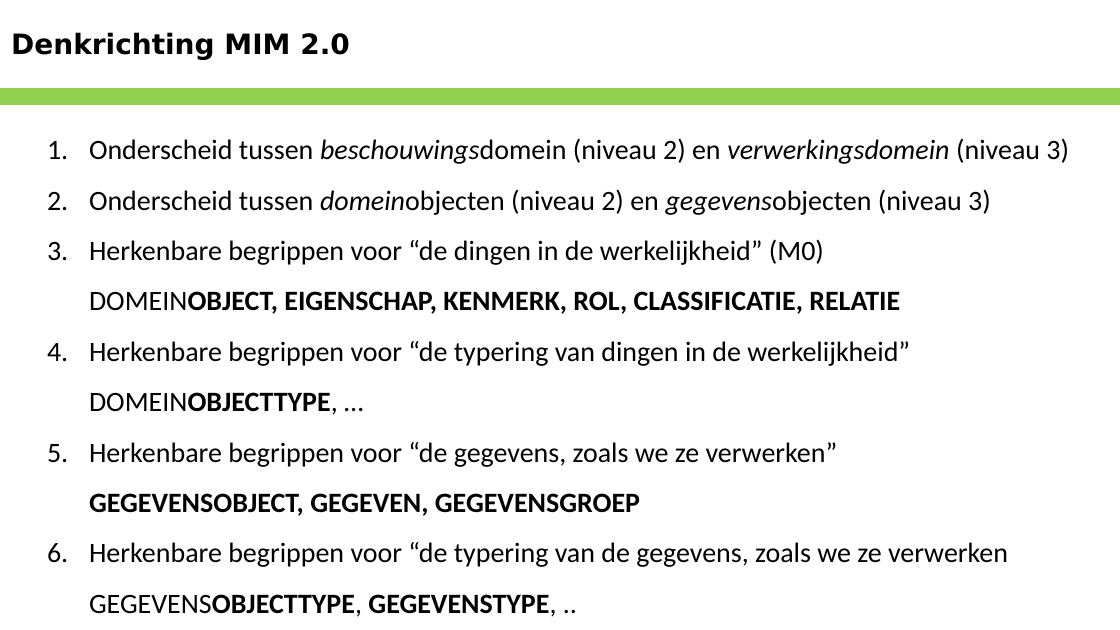
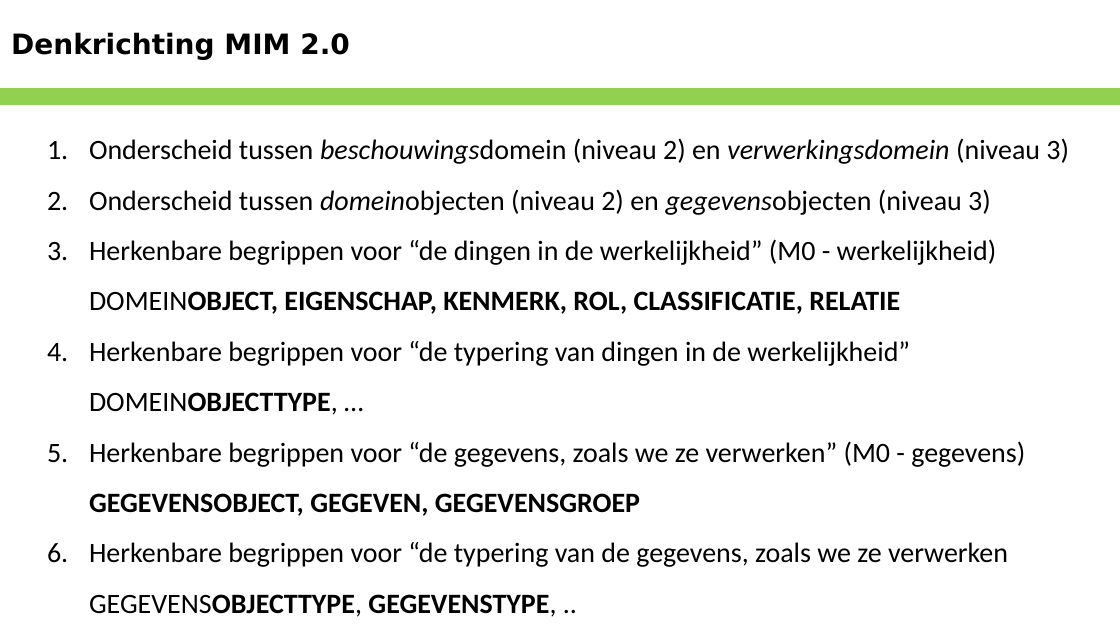
Before and after one commit to Geonovum/MIM-Werkomgeving, a slide deck: slide 9 of Werkversie/presentaties/MIM 2.0 Gedachten en denkrichting.pptx. Drawn at 1120x630 pixels with LibreOffice and Linux fonts; fonts in the diff are those of the drawing; background and template pictures are left out. Boxes give left, top, right and bottom in pixels: in the first picture for what was removed or moved away, otherwise in the second. Text is boxed around its words. In the diff, an @@ line names an element or a change of style, - is before the commit and + after.

Commit message:
Typo's

```diff
--- a/Werkversie/presentaties/MIM 2.0 Gedachten en denkrichting.pptx
+++ b/Werkversie/presentaties/MIM 2.0 Gedachten en denkrichting.pptx
@@ text at (89, 239, 997, 314): text changed @@
-3. Herkenbare begrippen voor “de dingen in de werkelijkheid” (M0)
-   DOMEINOBJECT, EIGENSCHAP, KENMERK, ROL, CLASSIFICATIE, RELATIE
+3. Herkenbare begrippen voor “de dingen in de werkelijkheid” (M0 - werkelijkheid)
+   DOMEINOBJECT, EIGENSCHAP, KENMERK, ROL, CLASSIFICATIE, RELATIE
@@ text at (89, 441, 1025, 516): text changed @@
-5. Herkenbare begrippen voor “de gegevens, zoals we ze verwerken”
-   GEGEVENSOBJECT, GEGEVEN, GEGEVENSGROEP
+5. Herkenbare begrippen voor “de gegevens, zoals we ze verwerken” (M0 - gegevens)
+   GEGEVENSOBJECT, GEGEVEN, GEGEVENSGROEP
```
Also in this commit, not shown: 3 other slides changed.
